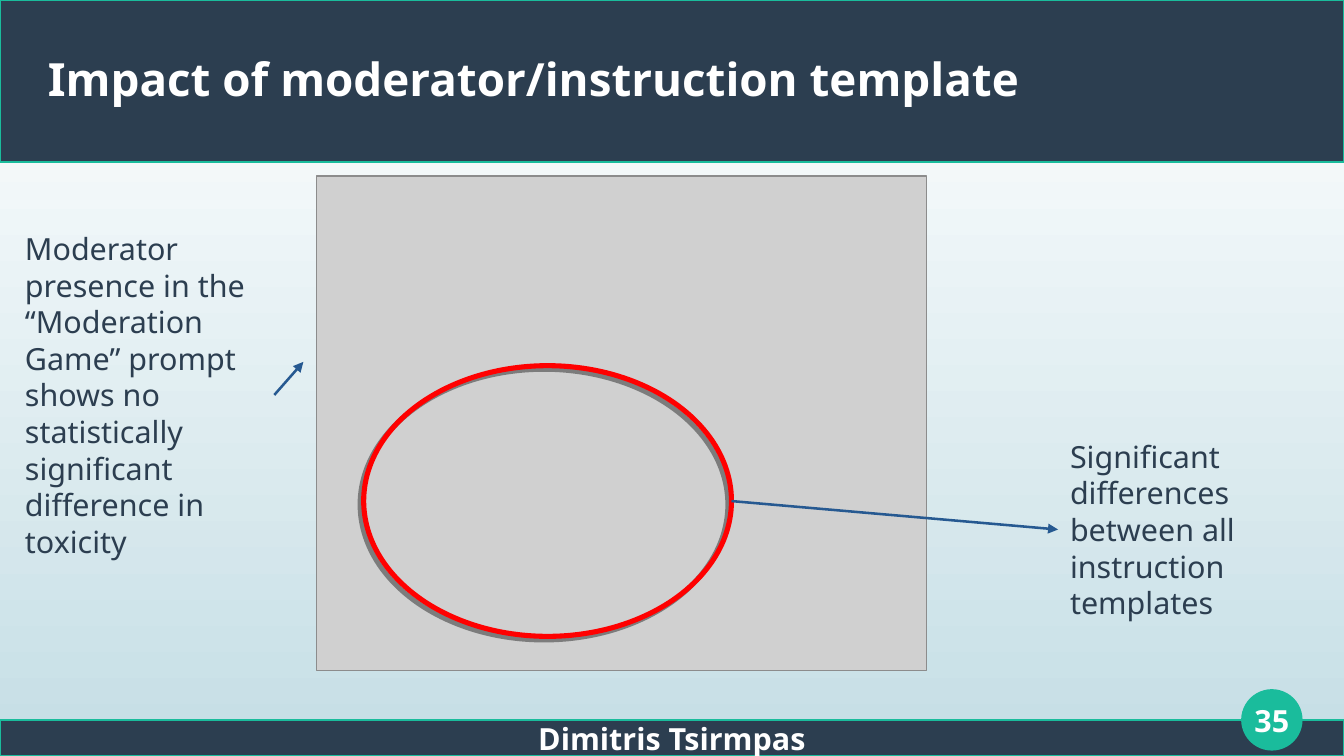
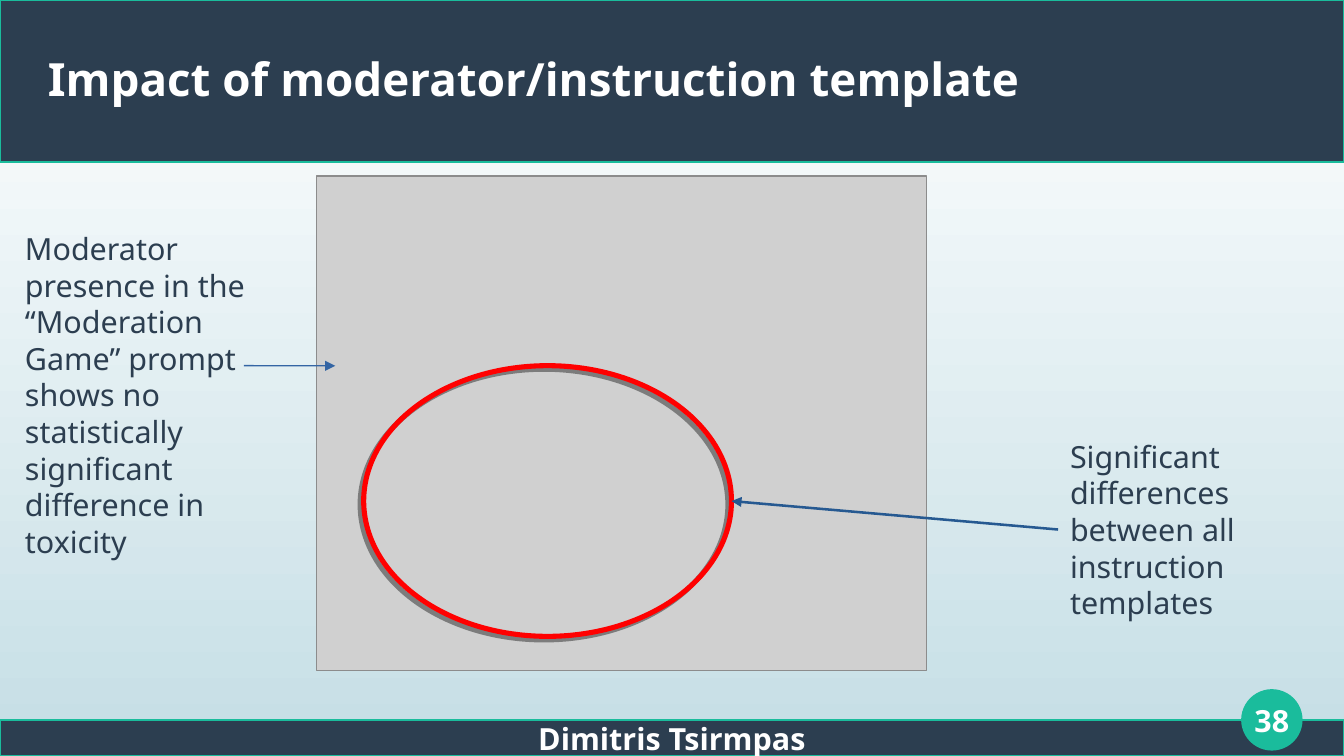
Before and after one commit to dimits-ts/llm_moderation_research, a slide deck: slide 38 of presentations/thesis.odp (slide 35 before the commit). Drawn at 1344x756 pixels with LibreOffice and Linux fonts; fonts in the diff are those of the drawing; grey boxes stand for pictures. Boxes give left, top, right and bottom in pixels: in the first picture for what was removed or moved away, otherwise in the second. Text is boxed around its words. In the diff, an @@ line names an element or a change of style, - is before the commit and + after.

```diff
--- a/presentations/thesis.odp
+++ b/presentations/thesis.odp
@@ arrow added from (244, 366) to (335, 366), #3465A4 0.85 pt @@
@@ arrow removed from (274, 395) to (304, 362) @@
@@ arrow moved from (732, 501) - (1059, 529) to (1059, 529) - (732, 501) @@
@@ page number at [1254, 710, 1289, 733]: text changed @@
-35
+38
```
Also in this commit, not shown: 14 other slides changed, 6 slides added, 1 slide removed.
